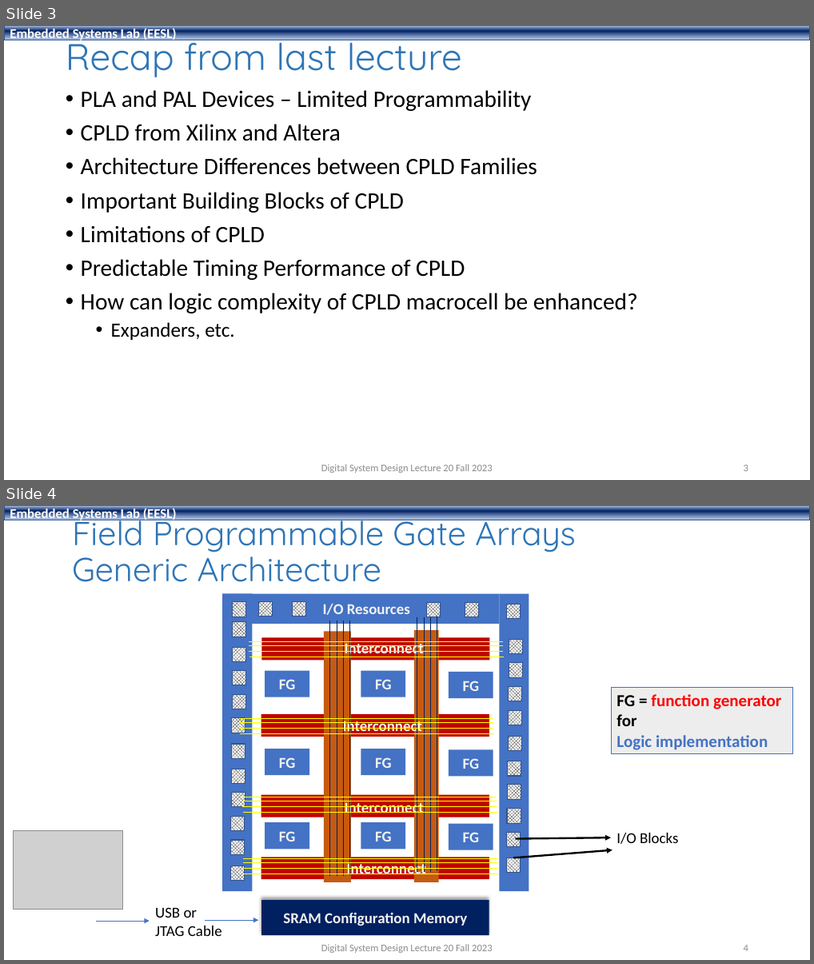
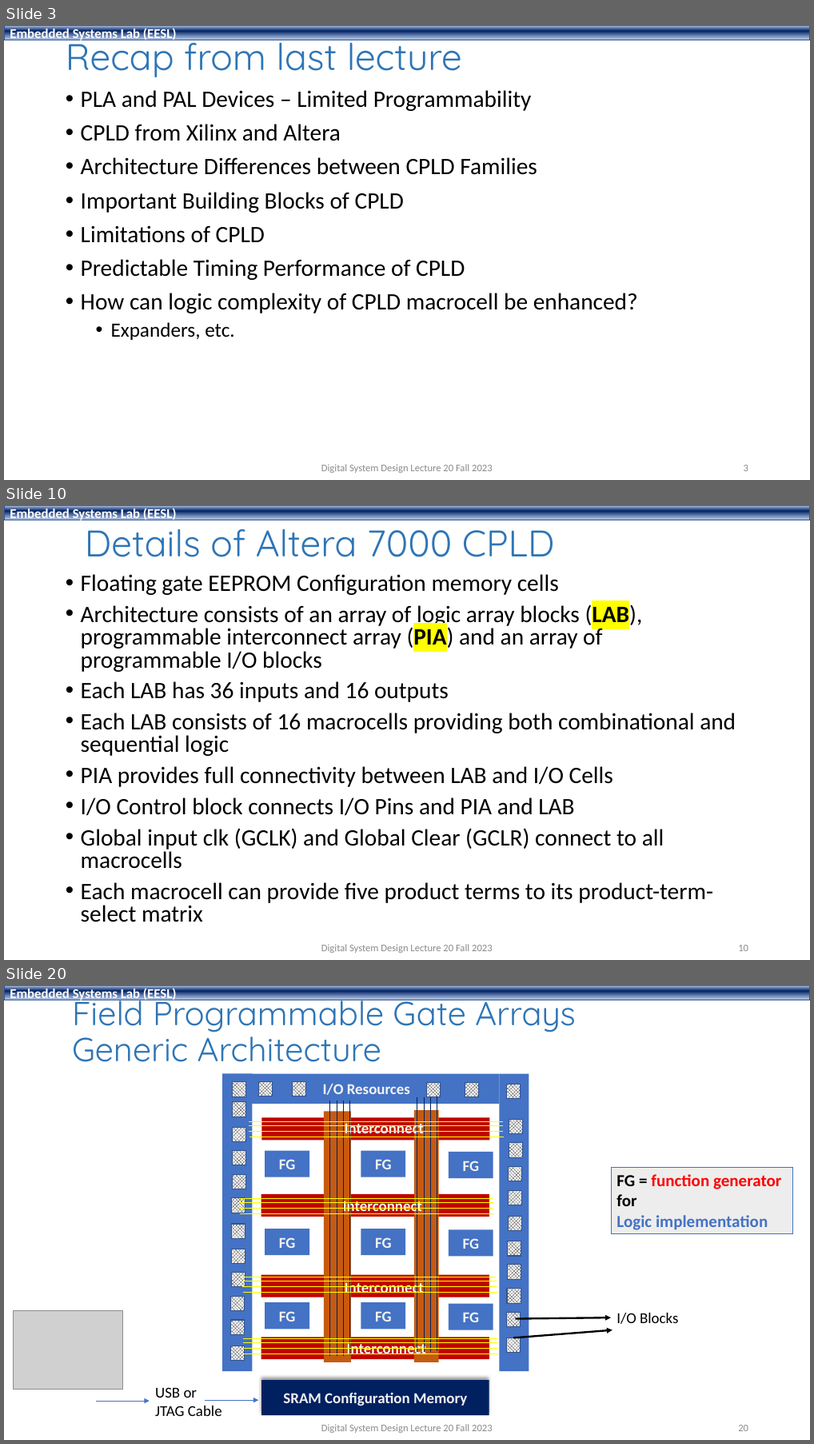
Before and after one commit to shahidmasud/shahidmasud.github.io, a slide deck: DSD_Lec20_Fall2023.ppsx. Shown one above the other, each under a label of ours: slides 3 and 4 before the commit, slides 3, 10 and 20 after it; the slides between them are not shown. The pictures are 814x964 and 814x1444 pixels, drawn with LibreOffice and Linux fonts; fonts in the diff are those of the drawing; grey boxes stand for pictures; background and template pictures are left out. Boxes give left, top, right and bottom in pixels: in the first picture for what was removed or moved away, otherwise in the second. Text is boxed around its words. In the diff, an @@ line names an element or a change of style, - is before the commit and + after.

```diff
--- a/DSD_Lec20_Fall2023.ppsx
+++ b/DSD_Lec20_Fall2023.ppsx
@@ slide 10 added at (4,506,810,960), background #FFFFFF; not listed: 1 template element that a slide beside it also shows @@
@@ title added at (85,518,554,557), 44 pt, text #2E75B6 @@
+Details of Altera 7000 CPLD
@@ text added at (81,574,736,922), 28 pt, text #000000 @@
+• Floating gate EEPROM Configuration memory cells
+• Architecture consists of an array of logic array blocks (LAB), programmable interconnect array (PIA) and an array of programmable I/O blocks
+• Each LAB has 36 inputs and 16 outputs
+• Each LAB consists of 16 macrocells providing both combinational and sequential logic
+• PIA provides full connectivity between LAB and I/O Cells
+• I/O Control block connects I/O Pins and PIA and LAB
+• Global input clk (GCLK) and Global Clear (GCLR) connect to all macrocells
+• Each macrocell can provide five product terms to its product-term-select matrix
@@ text added at (322,944,492,952), 12 pt, text #8C8C8C @@
+Digital System Design Lecture 20 Fall 2023
@@ page number added at (738,944,749,951), 12 pt, text #8C8C8C @@
+10
@@ what was slide 4 is now slide 20 @@
@@ page number at (738,1424,749,1431): text changed @@
-4
+20
```
Also in this commit, not shown: 2 slides changed, 15 other slides added.
